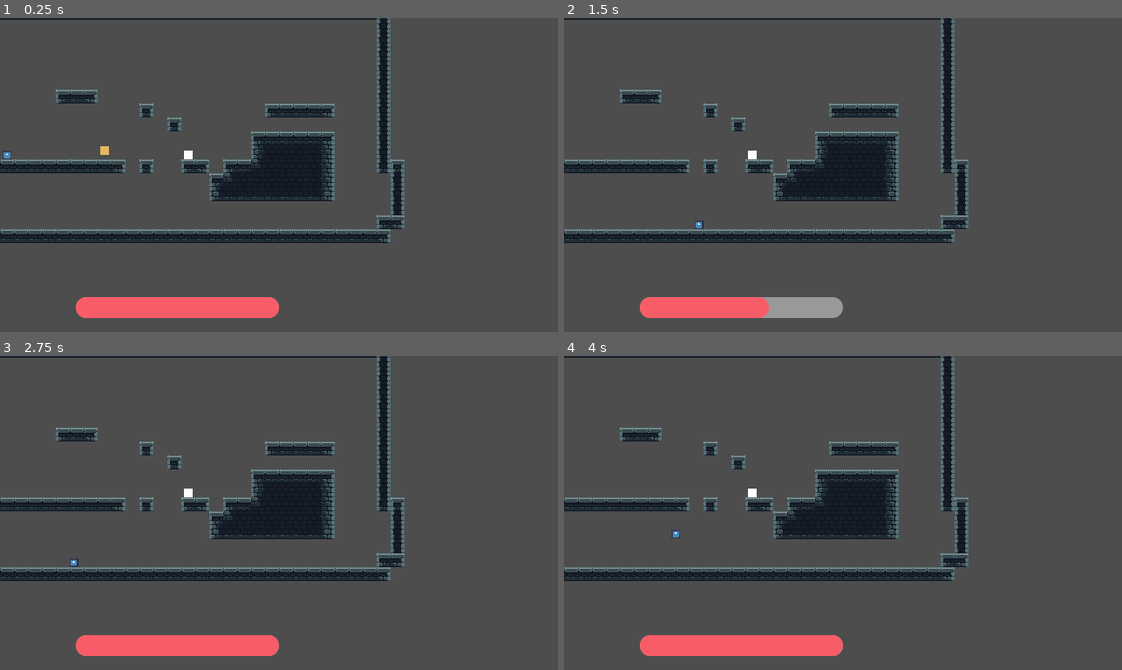
Above: before the commit, frames 1-4 (two rows, left to right).
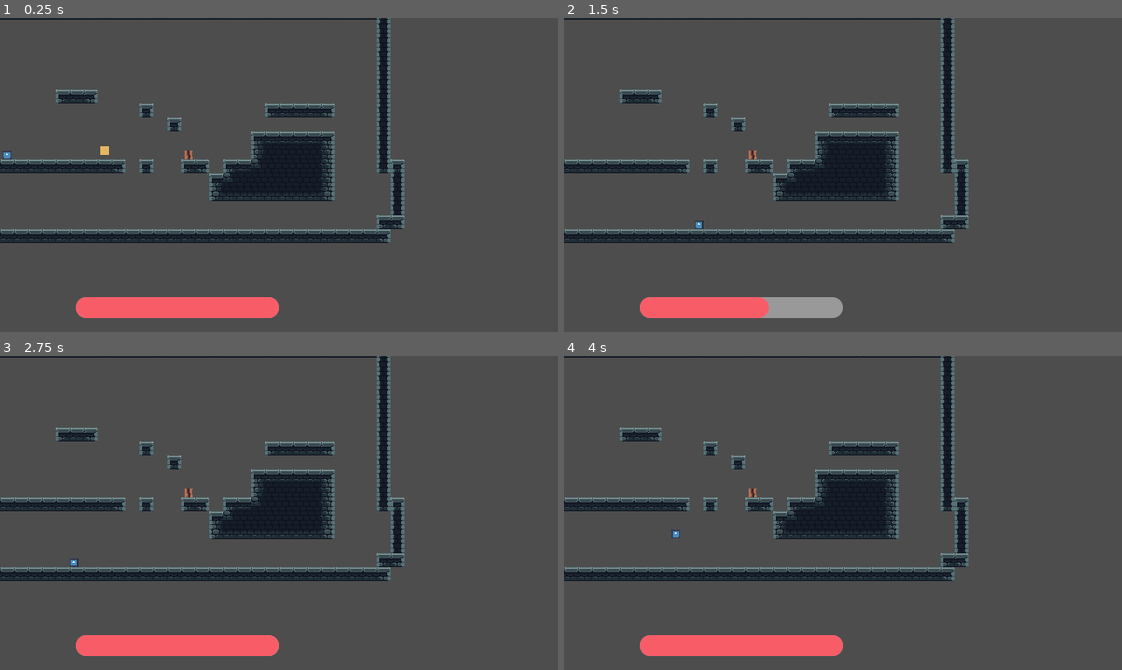
Above: after the commit, the same moments.

Repository: Robocraft999/ScalesToScale
Game: Godot game, scene res://scenes/test.tscn
The game is run twice, just before and just after one commit, with the same random seed, the same clock (stepped at 60 frames per second) and the same inputs. This scene is started directly instead of the project's main scene. The engine's default icon, where the game draws it, is replaced by a stand-in: a white triangle on a blue panel in a dark square.
Inputs (mouse positions are in pixels of both pictures, inside the frame that each line leads up to):
- Up to frame 1 (0.25 s): no input
- Up to frame 2 (1.5 s): tap Enter at 0.5 s; move the mouse to (965, 159) at 0.52 s; hold D (move_right) 0.53-1.25 s; hold X (dash) 0.53-1.25 s; click (965, 159) at 0.67 s; tap Space (jump) at 0.77 s; drag from (731, 190) to (815, 237) at 1.27 s
- Up to frame 3 (2.75 s): move the mouse to (334, 443) at 2.02 s; hold A (move_left) from 2.03 s (still down); tap Mouse wheel up (mouse_wheel_up) at 2.1 s
- Up to frame 4 (4 s): release A (move_left) at 2.75 s; tap Space (jump) at 2.75, 3.77 s; drag from (815, 575) to (675, 465) at 2.77 s; tap Enter at 3.5 s; move the mouse to (1010, 560) at 3.52 s; hold D (move_right) from 3.53 s (still down); tap O at 3.6 s

The runs differ from the first frame. In frame 1, less than 0.1% of the frame differs, in the area x 32-35%, y 42-45%; in frame 2, less than 0.1%; in frame 3, less than 0.1%; in frame 4, less than 0.1%.

Commit message:
added scale obstacle texture + sprite

Diff:
--- a/scenes/test.tscn
+++ b/scenes/test.tscn
@@ -7,6 +7,7 @@
 [ext_resource type="PackedScene" uid="uid://cvg3yiw0w3rjb" path="res://scenes/objects/collectible.tscn" id="3_h7wox"]
 [ext_resource type="AudioStream" uid="uid://bwqdbhehtihcc" path="res://sfx/dash.wav" id="6_hndjv"]
 [ext_resource type="PackedScene" uid="uid://dce48rt84l5ft" path="res://scenes/objects/scaler.tscn" id="7_xs4ma"]
+[ext_resource type="Texture2D" uid="uid://blbtmnpemccg8" path="res://sprites/scale_obstacle.png" id="8_050qc"]
 
 [sub_resource type="StyleBoxFlat" id="StyleBoxFlat_taspc"]
 corner_radius_top_left = 15
@@ -93,6 +94,13 @@
 offset_bottom = 5.0
 metadata/_edit_use_anchors_ = true
 
+[node name="Sprite2D" type="Sprite2D" parent="StaticBody2D"]
+texture_filter = 1
+texture_repeat = 2
+texture = ExtResource("8_050qc")
+region_enabled = true
+region_rect = Rect2(0, 0, 10, 10)
+
 [node name="Label" type="Label" parent="."]
 offset_right = 40.0
 offset_bottom = 23.0
Not shown: 1 places in scenes/test.tscn that only renumber resources
Binary file added: sprites/scale_obstacle.png
Not shown, added: sprites/scale_obstacle.png.import
Binary file changed: sprites/tileset.png
